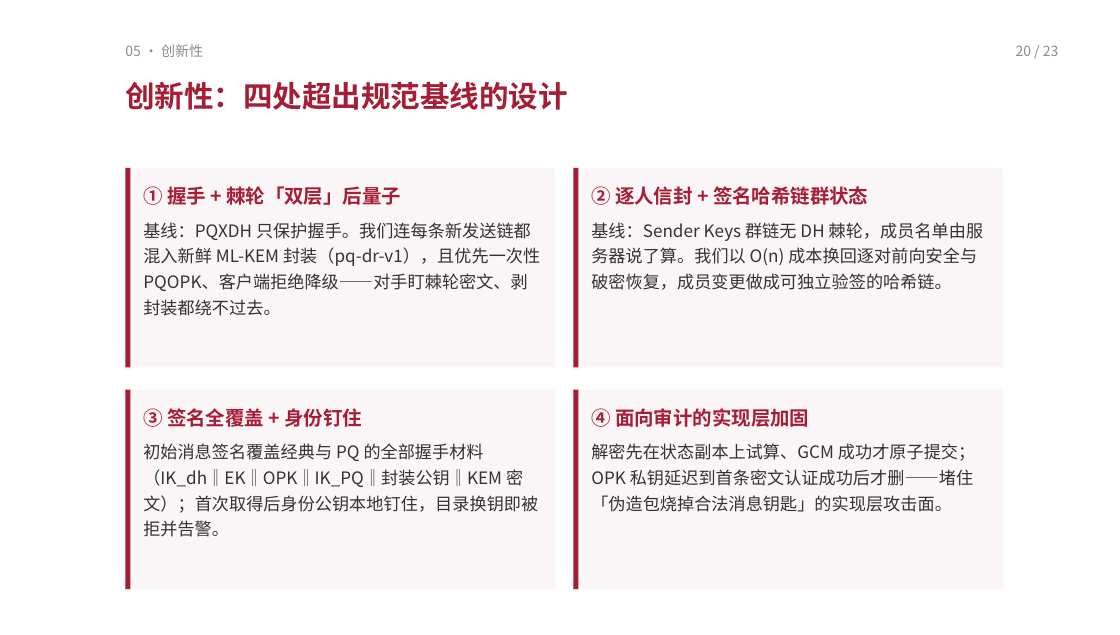
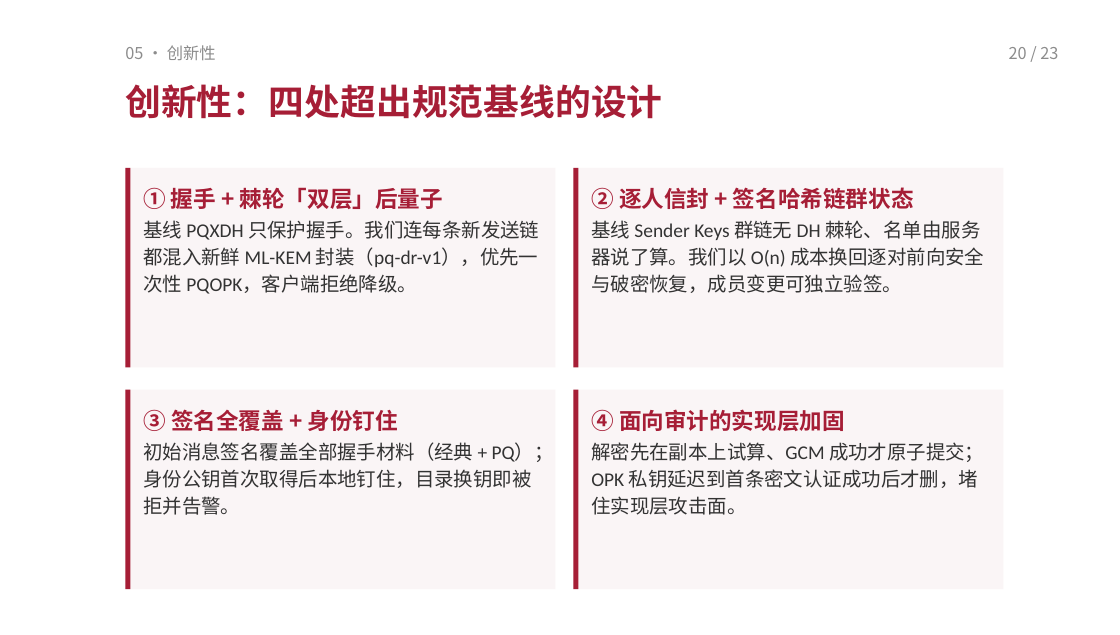
Before and after one commit to TomHaoZi/ECNUchat, a slide deck: slide 20 of 中期汇报/ECNUchat-中期汇报.pptx. Drawn at 1120x635 pixels with LibreOffice and Linux fonts; fonts in the diff are those of the drawing. Boxes give left, top, right and bottom in pixels: in the first picture for what was removed or moved away, otherwise in the second. Text is boxed around its words. In the diff, an @@ line names an element or a change of style, - is before the commit and + after.

```diff
--- a/中期汇报/ECNUchat-中期汇报.pptx
+++ b/中期汇报/ECNUchat-中期汇报.pptx
@@ text "05 · 创新性" at [125, 45, 216, 60]: size 9 to 10.5 pt @@
@@ text "20 / 23" at [1009, 47, 1058, 59]: size 9 to 10.5 pt @@
@@ text "创新性：四处超出规范基线的设计" at [125, 84, 662, 119]: size 19 to 23 pt @@
@@ text at [143, 220, 539, 294]: text changed; size 11 to 12.5 pt; font Noto Sans CJK SC to Calibri @@
-基线：PQXDH 只保护握手。我们连每条新发送链都混入新鲜 ML-KEM 封装（pq-dr-v1），且优先一次性 PQOPK、客户端拒绝降级——对手盯棘轮密文、剥封装都绕不过去。
+基线 PQXDH 只保护握手。我们连每条新发送链都混入新鲜 ML-KEM 封装（pq-dr-v1），优先一次性 PQOPK，客户端拒绝降级。
@@ text at [591, 220, 984, 293]: text changed; size 11 to 12.5 pt; font Noto Sans CJK SC to Calibri @@
-基线：Sender Keys 群链无 DH 棘轮，成员名单由服务器说了算。我们以 O(n) 成本换回逐对前向安全与破密恢复，成员变更做成可独立验签的哈希链。
+基线 Sender Keys 群链无 DH 棘轮、名单由服务器说了算。我们以 O(n) 成本换回逐对前向安全与破密恢复，成员变更可独立验签。
@@ size 12.5 to 14.5 pt in 4 elements at [143, 187, 443, 209], [591, 187, 914, 209], [143, 409, 398, 431], [591, 409, 845, 431] @@
@@ text at [143, 442, 554, 515]: text changed; size 11 to 12.5 pt; font Noto Sans CJK SC to Calibri @@
-初始消息签名覆盖经典与 PQ 的全部握手材料（IK_dh‖EK‖OPK‖IK_PQ‖封装公钥‖KEM 密文）；首次取得后身份公钥本地钉住，目录换钥即被拒并告警。
+初始消息签名覆盖全部握手材料（经典 + PQ）；身份公钥首次取得后本地钉住，目录换钥即被拒并告警。
@@ text at [591, 442, 984, 515]: text changed; size 11 to 12.5 pt; font Noto Sans CJK SC to Calibri @@
-解密先在状态副本上试算、GCM 成功才原子提交；OPK 私钥延迟到首条密文认证成功后才删——堵住「伪造包烧掉合法消息钥匙」的实现层攻击面。
+解密先在副本上试算、GCM 成功才原子提交；OPK 私钥延迟到首条密文认证成功后才删，堵住实现层攻击面。
```
Also in this commit, not shown: 20 other slides changed, 4 other files.
